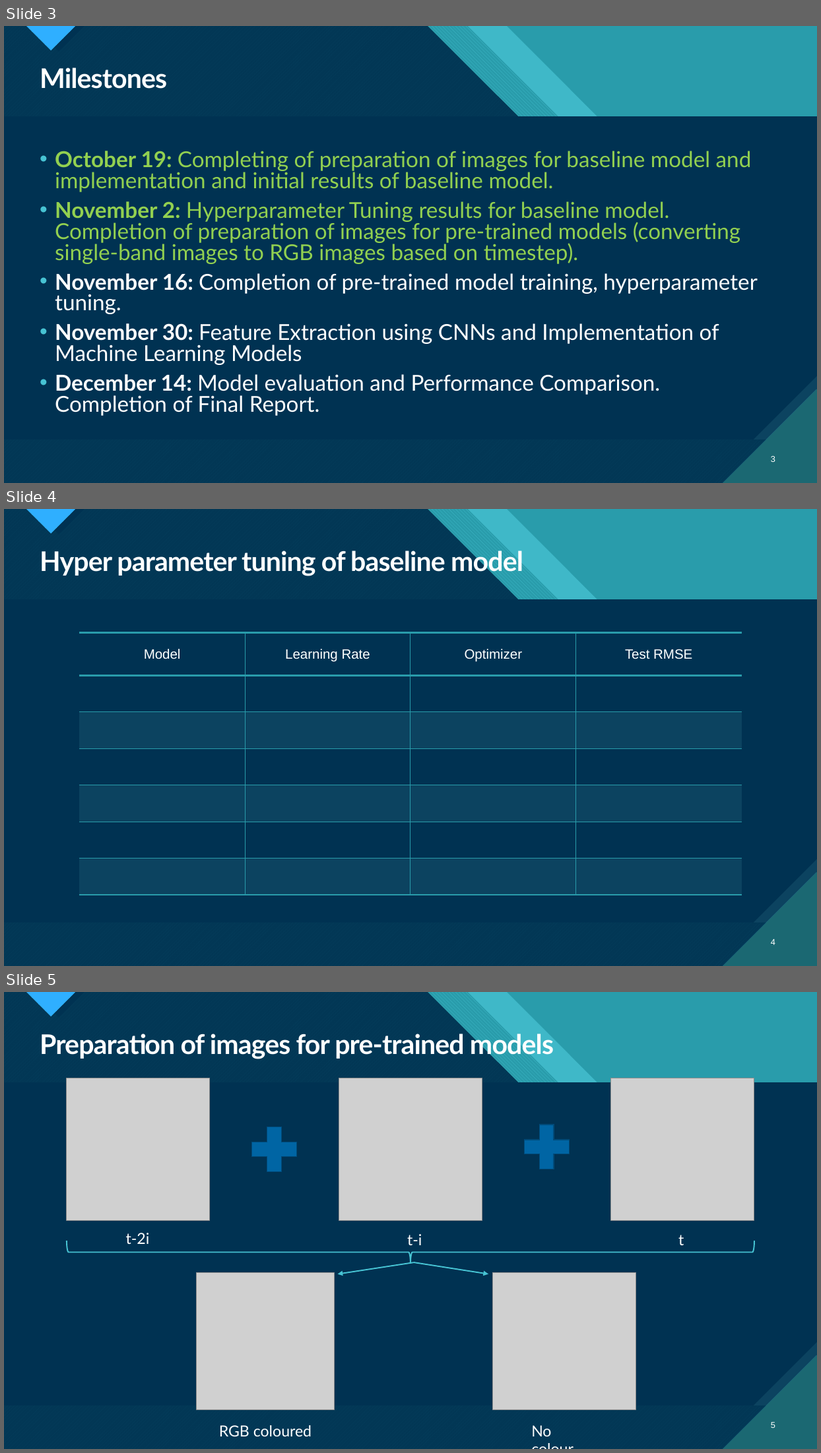
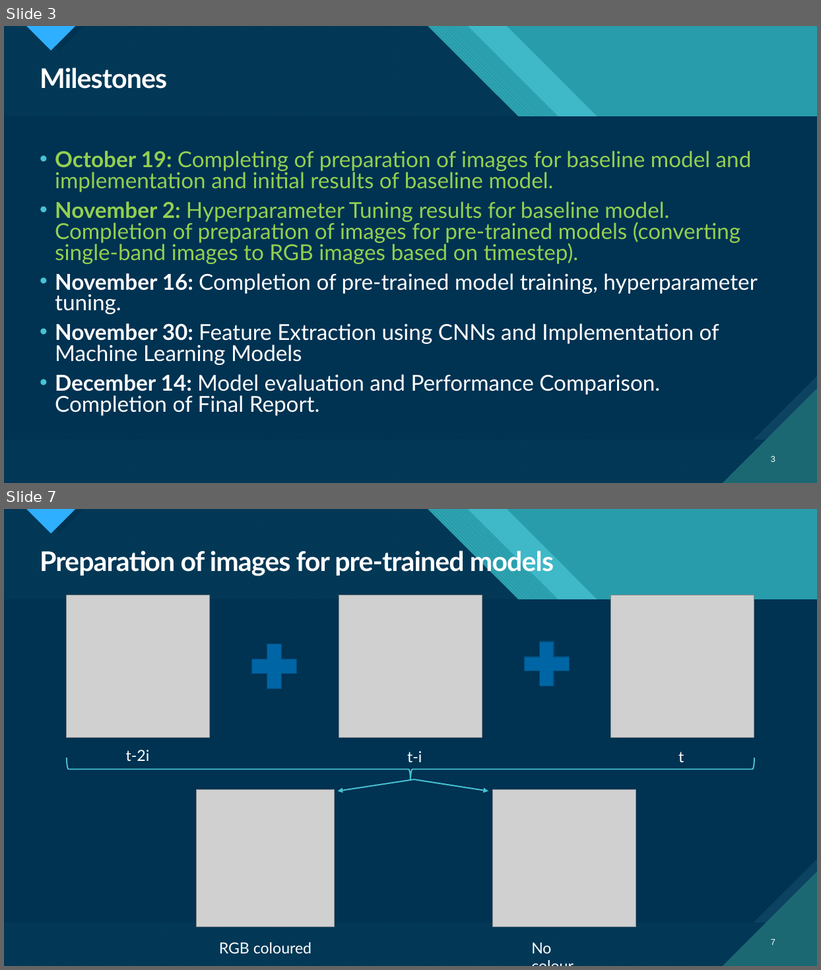
Before and after one commit to arshmodak/Hurricane-Wind-Speed-Prediction-using-Deep-Learning-and-Machine-Learning, a slide deck: Progress Update_2.pptx. Shown one above the other, each under a label of ours: slides 3, 4 and 5 before the commit, slides 3 and 7 after it; the slides between them are not shown. The pictures are 821x1453 and 821x970 pixels, drawn with LibreOffice and Linux fonts; fonts in the diff are those of the drawing; grey boxes stand for pictures. Boxes give left, top, right and bottom in pixels: in the first picture for what was removed or moved away, otherwise in the second. Text is boxed around its words. In the diff, an @@ line names an element or a change of style, - is before the commit and + after.

```diff
--- a/Progress Update_2.pptx
+++ b/Progress Update_2.pptx
@@ slide 4 removed at (4,509,817,966), background #47C3D3; not listed: 18 template elements that a slide beside it also shows @@
@@ title removed at (40,547,523,576) @@
-Hyper parameter tuning of baseline model
@@ table removed at (80,633,743,895), 7 rows, 4 columns @@
-Model | Learning Rate | Optimizer | Test RMSE
- |  |  | 
- |  |  | 
- |  |  | 
- |  |  | 
- |  |  | 
- |  |  | 
@@ page number removed at (771,939,776,945) @@
-4
@@ what was slide 5 is now slide 7 @@
@@ page number at (771,939,776,945): text changed @@
-5
+7
```
Also in this commit, not shown: 1 slide changed, 3 slides added.
